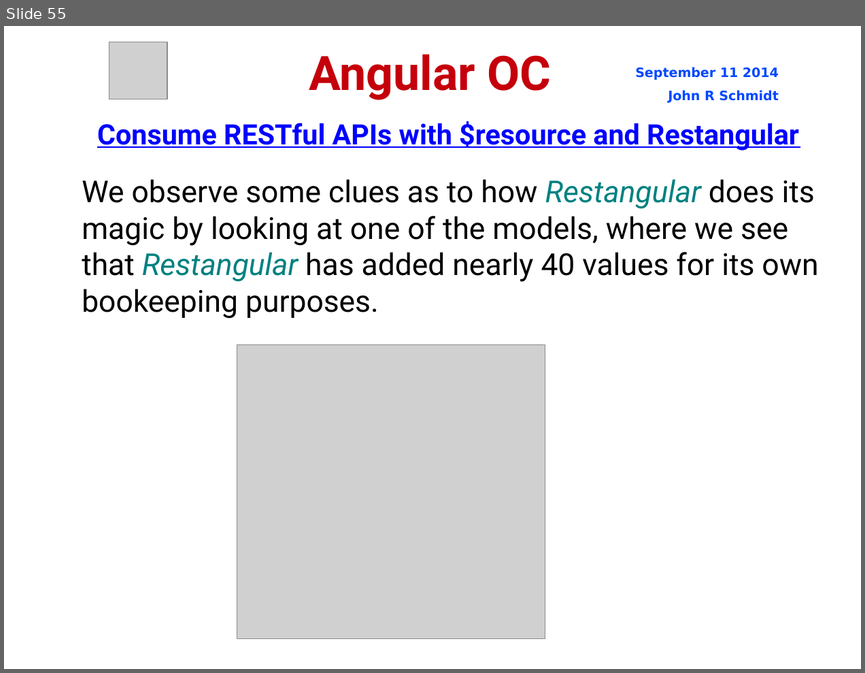
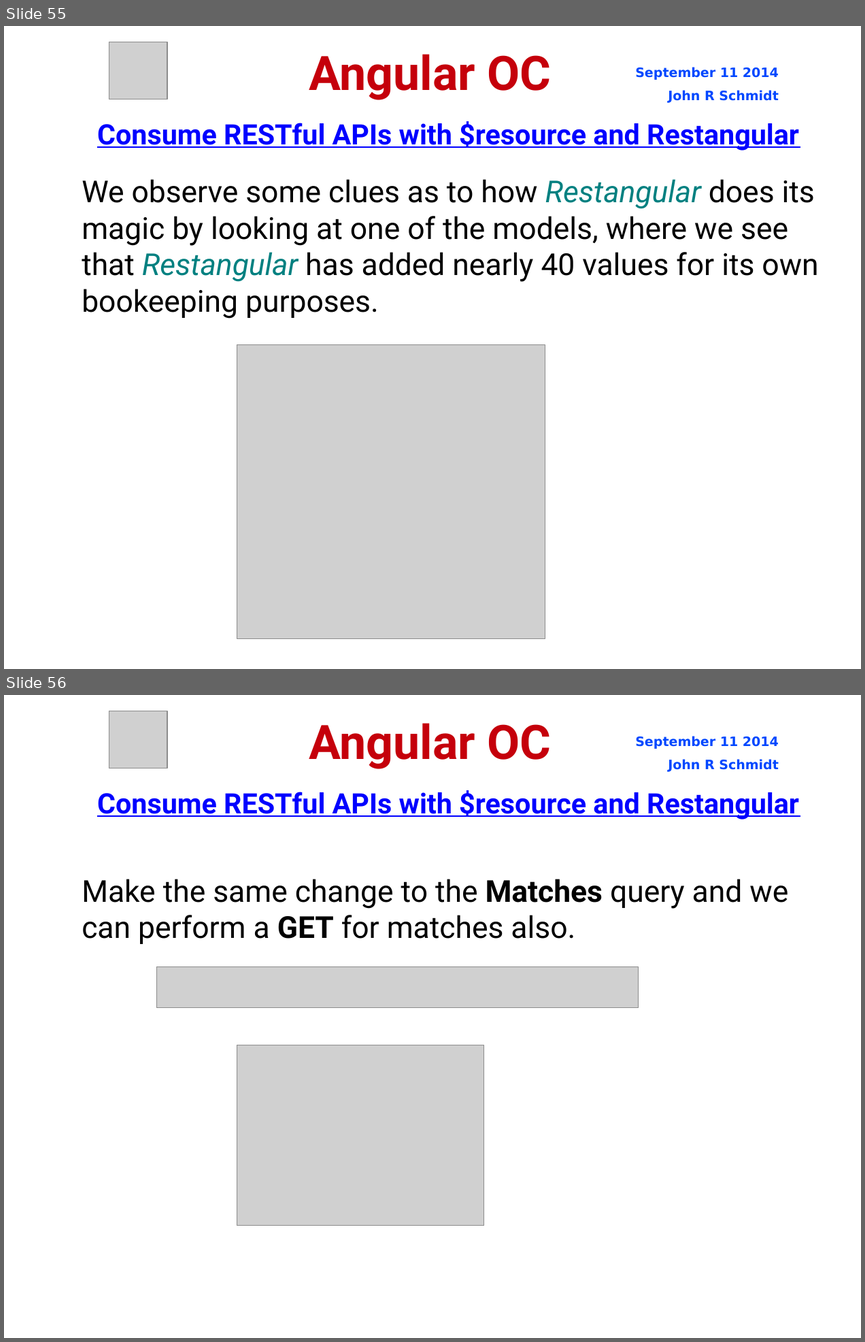
Before and after one commit to jrschmidt/fifa-angular-rest-demo, a slide deck: fifa.odp. Shown one above the other, each under a label of ours: slide 55 before the commit, slides 55 and 56 after it. The pictures are 865x673 and 865x1342 pixels, drawn with LibreOffice and Linux fonts; fonts in the diff are those of the drawing; grey boxes stand for pictures; background and template pictures are left out. Boxes give left, top, right and bottom in pixels: in the first picture for what was removed or moved away, otherwise in the second. Text is boxed around its words. In the diff, an @@ line names an element or a change of style, - is before the commit and + after.

Commit message:
implement Restangular for matches

```diff
--- a/fifa.odp
+++ b/fifa.odp
@@ slide 56 added at (4,695,861,1338), background picture (left out) @@
@@ picture added at (109,711,167,768) @@
@@ title added at (309,723,551,769), 44 pt, text #C5000B, bold @@
+Angular OC
@@ text added at (635,736,779,772), 12 pt, text #0047FF, bold @@
+September 11 2014
+John R Schmidt
@@ text added at (97,790,799,819), 26 pt, text #0000FF, bold, underline @@
+Consume RESTful APIs with $resource and Restangular
@@ subtitle added at (82,879,788,944), 28 pt, text #000000 @@
+Make the same change to the Matches query and we can perform a GET for matches also.
@@ picture added at (156,966,638,1008) @@
@@ picture added at (237,1045,485,1225) @@
```
Also in this commit, not shown: 1 slide changed, 3 other files.
